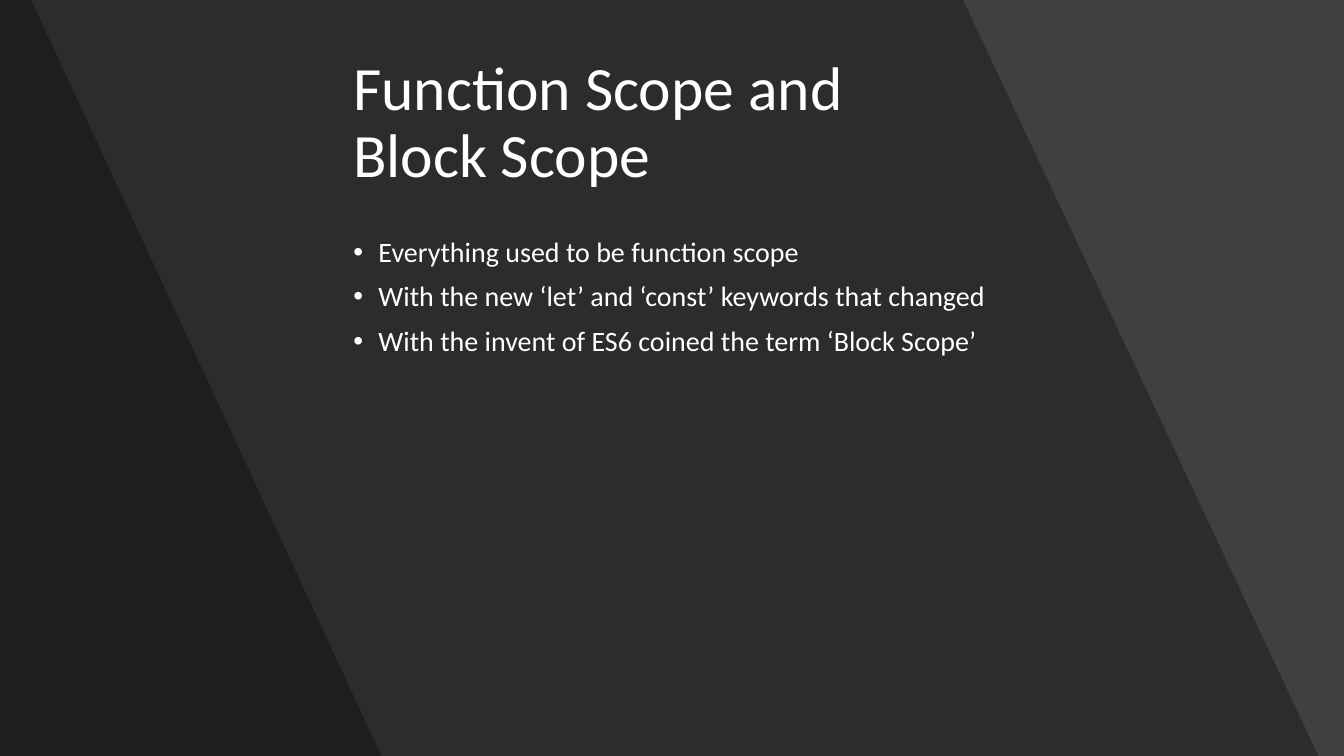
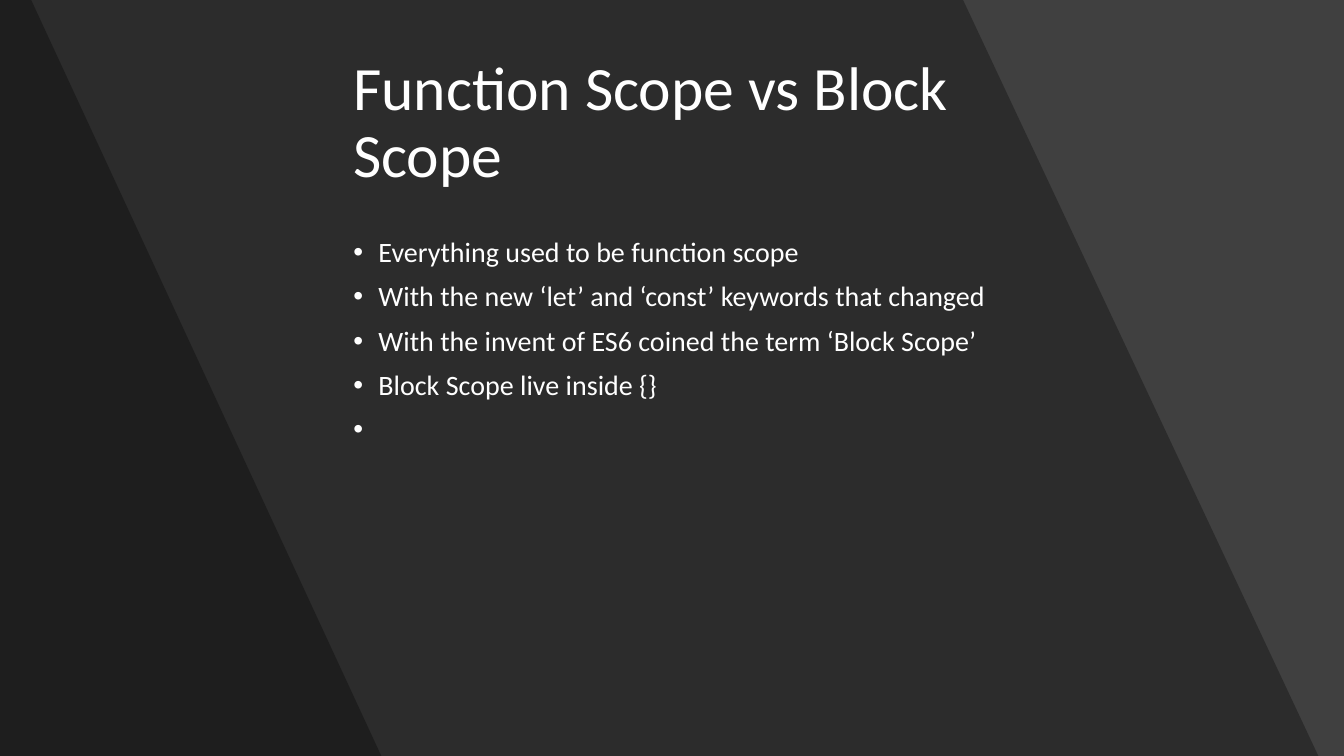
Before and after one commit to ved740/modern-js-session, a slide deck: slide 9 of Modern JavaScript.pptx (slide 15 before the commit). Drawn at 1344x756 pixels with LibreOffice and Linux fonts; fonts in the diff are those of the drawing. Boxes give left, top, right and bottom in pixels: in the first picture for what was removed or moved away, otherwise in the second. Text is boxed around its words. In the diff, an @@ line names an element or a change of style, - is before the commit and + after.

```diff
--- a/Modern JavaScript.pptx
+++ b/Modern JavaScript.pptx
@@ title at (x1=353, y1=67, x2=948, y2=187): text changed @@
-Function Scope and Block Scope
+Function Scope vs Block Scope
@@ text at (x1=378, y1=375, x2=633, y2=400): paragraph added @@
+• Block Scope live inside {}
```
Also in this commit, not shown: 3 other slides changed, 2 slides added, 5 other files.
